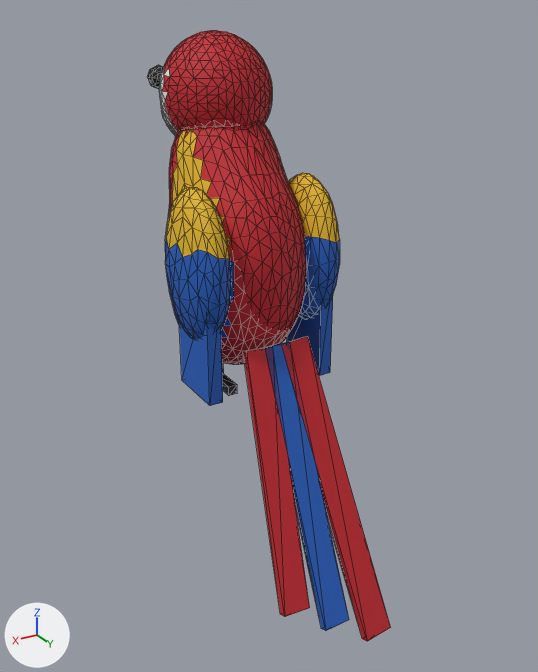
Renders of the glTF model internal/web/static/office/sets/modern/Pet_Parrot_Fly.gltf from each side of a commit.
The view is the same before and after, from a camera (50 mm lens) standing at (0.246, 0.452, 0.254) and looking at (-0.008, 0.028, 0.042). The axes (+X, +Y, +Z) are drawn at lower left. The lights are the same throughout. The first picture is the older version. Mesh edges are drawn as thin lines. Where no turn or scale is listed for an object, it has been applied to the vertices. Vertices at exactly the same position are counted once.

Objects in the first picture: 'ParrotFly_Head', 'ParrotFly_Wing_L', 'ParrotFly_Wing_R', 'Pet_Parrot_Fly'.
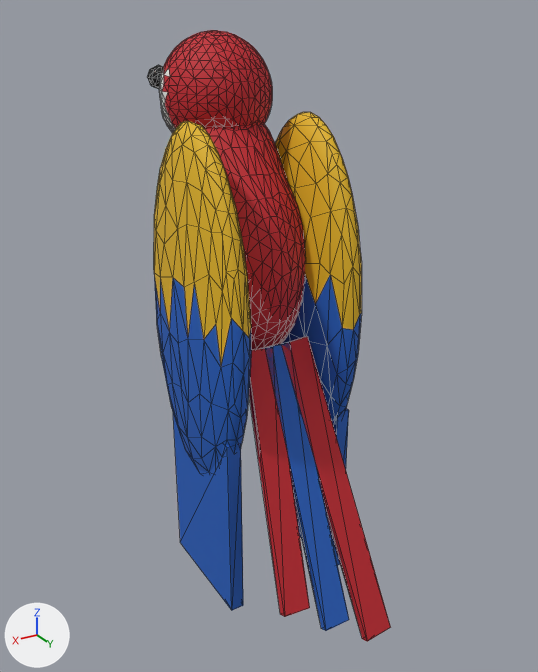
What differs and where, as boxes (x1, y1, x2, y2) in the pictures (538 x 672 px):
'ParrotFly_Wing_L', reshaped (46% wider, 123% taller): before (165, 187, 231, 406); after (154, 121, 251, 610)
'ParrotFly_Wing_R', reshaped (63% wider, 123% taller): before (287, 173, 340, 376); after (275, 112, 362, 565)
part 1 of me_parrotfly_wing_l, added (blue): after (173, 414, 243, 610)
part 2 of me_parrotfly_wing_l, added: after (154, 121, 251, 473)
part 3 of me_parrotfly_wing_l, deleted: before (165, 187, 231, 339)
part 4 of me_parrotfly_wing_l, deleted (blue): before (179, 321, 223, 406)
part 5 of me_parrotfly_wing_r, added: after (297, 408, 349, 565)
part 6 of me_parrotfly_wing_r, added: after (275, 112, 362, 426)
part 7 of me_parrotfly_wing_r, deleted: before (288, 173, 340, 319)
part 8 of me_parrotfly_wing_r, deleted (blue): before (287, 296, 333, 376)

The edits, one by one:
me_parrotfly_wing_l is used by ob_parrotfly_wing_l; location (0.037, 0.012, 0.135).
me_parrotfly_wing_l had 185 vertices, 362 faces and spanned x -0.0108..0.0228, y -0.0279..0.044, z -0.125..0.0187.
me_parrotfly_wing_l now has 234 vertices, 460 faces and spans x -0.0113..0.0235, y -0.0565..0.0727, z -0.285..0.0596.
me_parrotfly_wing_l part 1: a new loose piece, a box spanning x 0.003..0.013, y -0.031..0.059, z -0.285..-0.145, in mat_rs_feather_blue (blue #1f5fbf).
me_parrotfly_wing_l part 2: a new loose piece of 226 vertices spanning x -0.0113..0.0235, y -0.0565..0.0727, z -0.1996..0.0596.
me_parrotfly_wing_l part 3: the loose piece of 177 vertices spanning x -0.0108..0.0228, y -0.0279..0.044, z -0.0887..0.0187 is deleted.
me_parrotfly_wing_l part 4: the loose piece of 8 vertices spanning x 0.003..0.013, y -0.0105..0.0345, z -0.125..-0.045 is deleted.
me_parrotfly_wing_r is used by ob_parrotfly_wing_r; location (-0.037, 0.012, 0.135).
me_parrotfly_wing_r had 185 vertices, 362 faces and spanned x -0.0228..0.0108, y -0.0279..0.0441, z -0.125..0.0187.
me_parrotfly_wing_r now has 234 vertices, 460 faces and spans x -0.0236..0.0115, y -0.0565..0.0728, z -0.285..0.0596.
me_parrotfly_wing_r part 5: a new loose piece, a box spanning x -0.013..-0.003, y -0.031..0.059, z -0.285..-0.145, in mat_rs_feather_blue (blue #1f5fbf).
me_parrotfly_wing_r part 6: a new loose piece of 226 vertices spanning x -0.0236..0.0115, y -0.0565..0.0728, z -0.1996..0.0596.
me_parrotfly_wing_r part 7: the loose piece of 177 vertices spanning x -0.0228..0.0108, y -0.0279..0.0441, z -0.0887..0.0187 is deleted.
me_parrotfly_wing_r part 8: the loose piece of 8 vertices spanning x -0.013..-0.003, y -0.0105..0.0345, z -0.125..-0.045 is deleted.
